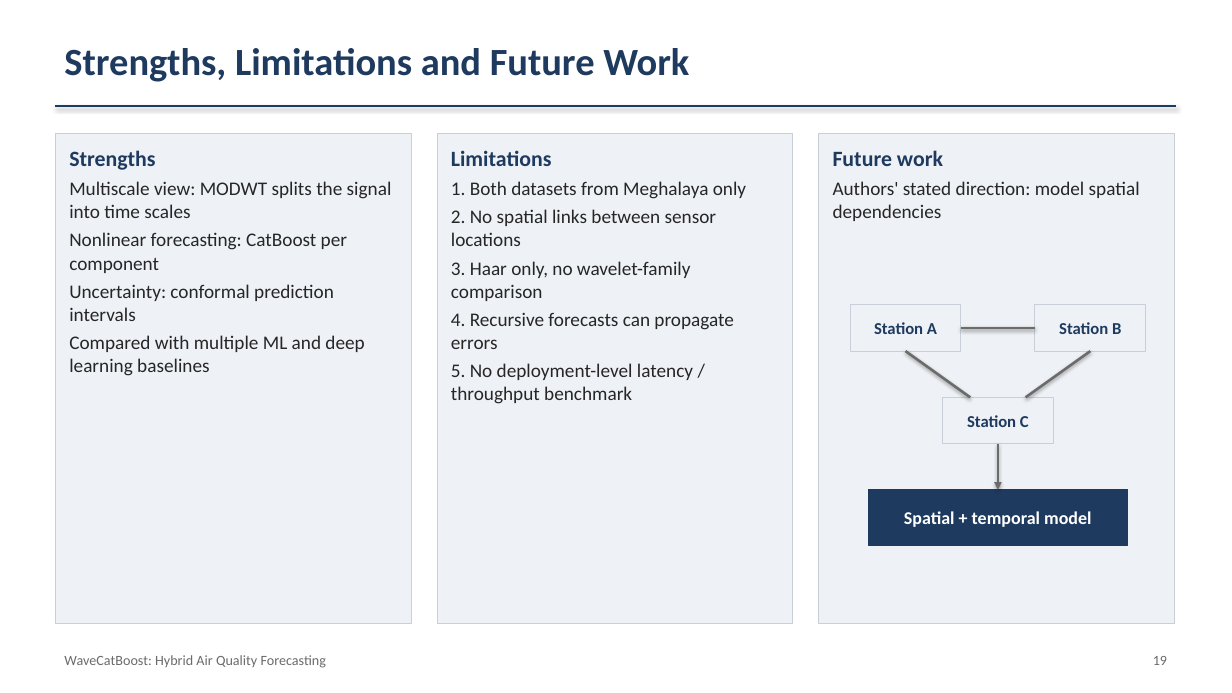
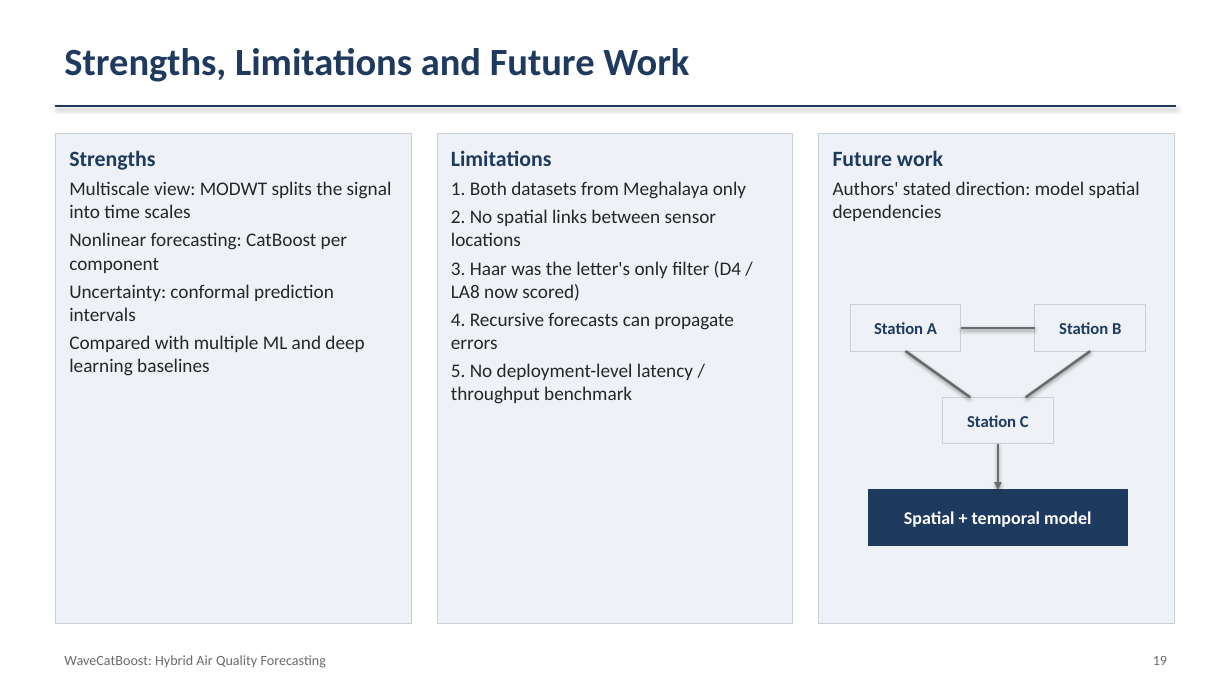
Before and after one commit to charan-435/Forecasting-Air-Quality-Data, a slide deck: slide 19 of ATSA_Presentation_updated.pptx. Drawn at 1232x693 pixels with LibreOffice and Linux fonts; fonts in the diff are those of the drawing. Boxes give left, top, right and bottom in pixels: in the first picture for what was removed or moved away, otherwise in the second. Text is boxed around its words. In the diff, an @@ line names an element or a change of style, - is before the commit and + after.

```diff
--- a/ATSA_Presentation_updated.pptx
+++ b/ATSA_Presentation_updated.pptx
@@ text in rectangle at (x1=451, y1=261, x2=741, y2=301): text changed @@
-3. Haar only, no wavelet-family comparison
+3. Haar was the letter's only filter (D4 / LA8 now scored)
```
Also in this commit, not shown: 1 other slide changed, 4 slides added, 20 other files.
